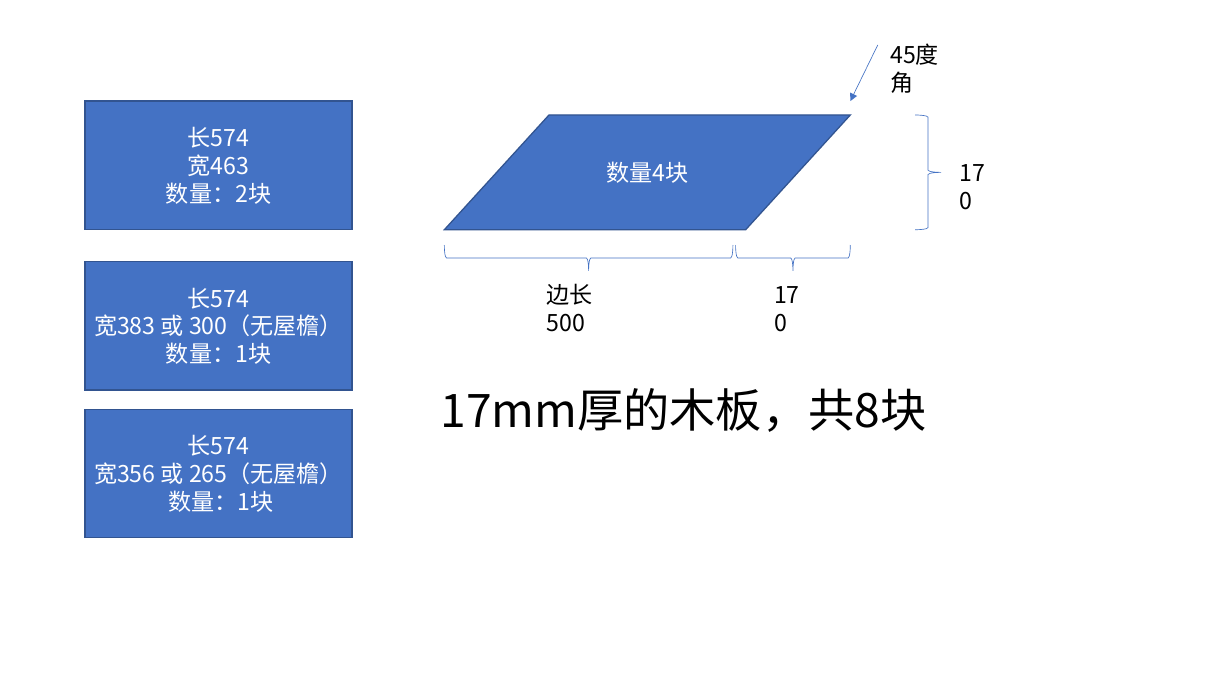
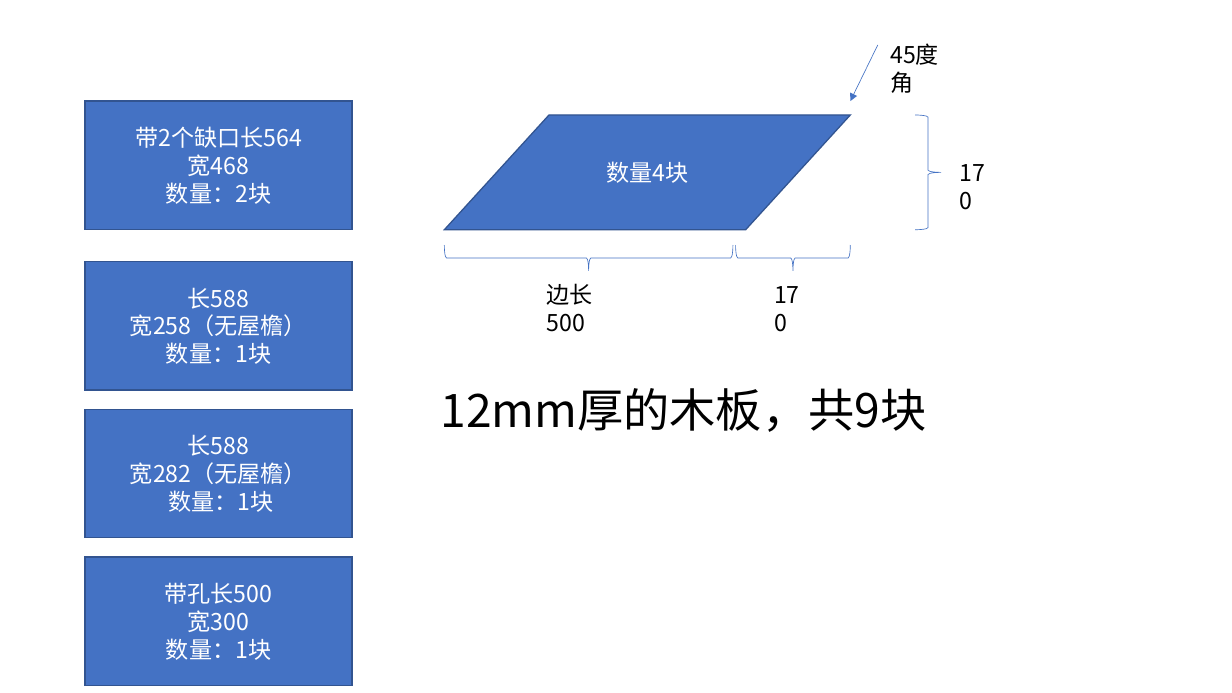
Before and after one commit to hongming/feixingchuan_fengfan, a slide deck: slide 2 of attachments/物料表.pptx. Drawn at 1232x693 pixels with LibreOffice and Linux fonts; fonts in the diff are those of the drawing. Boxes give left, top, right and bottom in pixels: in the first picture for what was removed or moved away, otherwise in the second. Text is boxed around its words. In the diff, an @@ line names an element or a change of style, - is before the commit and + after.

Commit message:
变更为12mm木板

```diff
--- a/attachments/物料表.pptx
+++ b/attachments/物料表.pptx
@@ text in rectangle at box(135, 126, 302, 176): text changed @@
-长574
-宽463
+带2个缺口长564
+宽468
@@ text in rectangle at box(130, 287, 307, 336): text changed @@
-长574
-宽383 或 300（无屋檐）
+长588
+宽258（无屋檐）
@@ text at box(440, 388, 926, 432): text changed @@
-17mm厚的木板，共8块
+12mm厚的木板，共9块
@@ text in rectangle at box(130, 434, 307, 484): text changed @@
-长574
-宽356 或 265（无屋檐）
+长588
+宽282（无屋檐）
@@ rectangle added at box(85, 557, 352, 686), fill #4472C4, outline #325491 1 pt, 18 pt, text #FFFFFF @@
+带孔长500
+宽300
+数量：1块
```
Also in this commit, not shown: 1 other slide changed, 8 other files.
